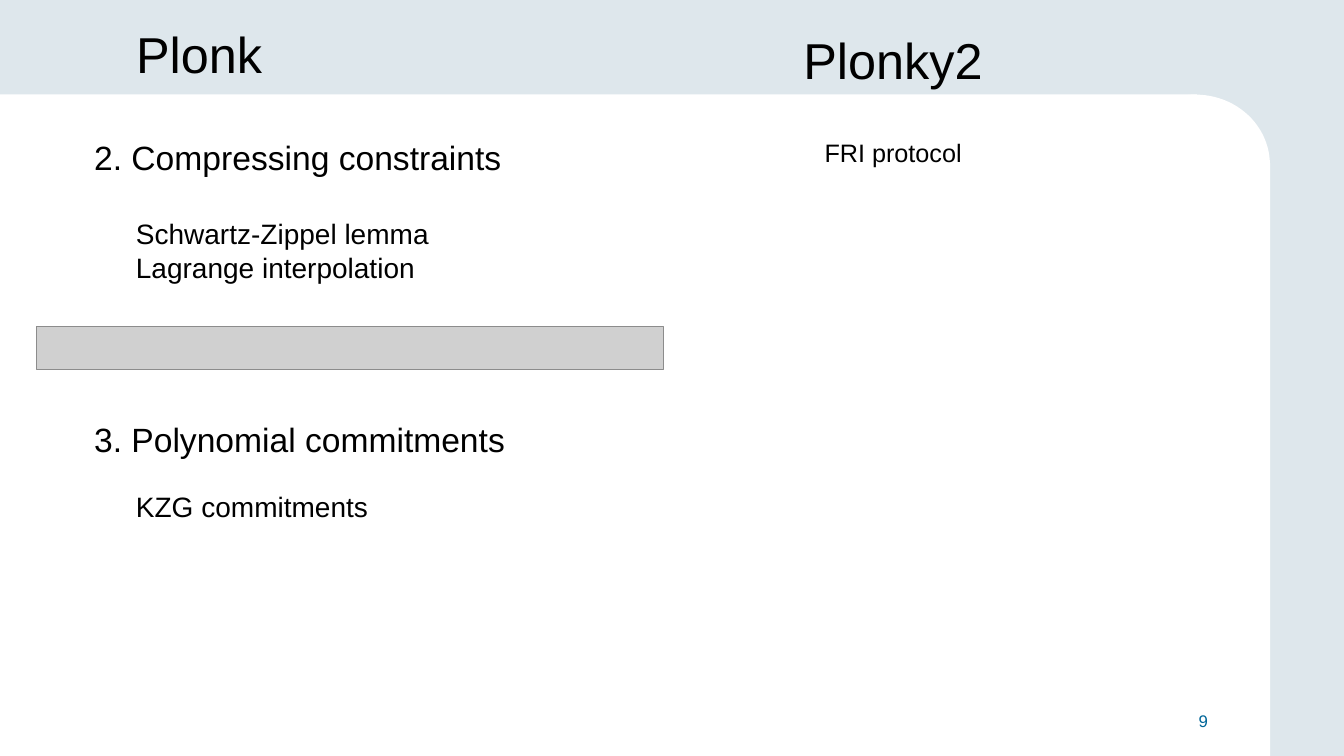
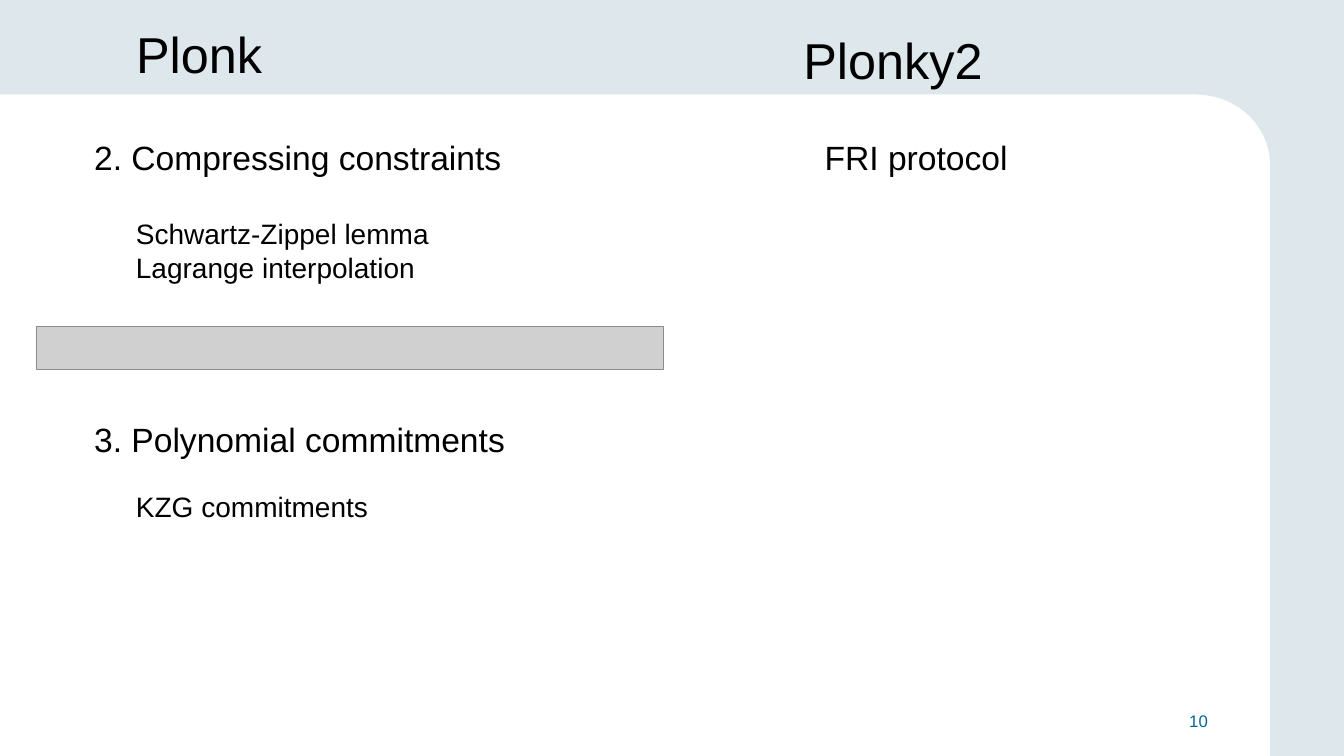
Before and after one commit to alexmllo/zk-hashes, a slide deck: slide 10 of thesis/slides.pptx (slide 9 before the commit). Drawn at 1344x756 pixels with LibreOffice and Linux fonts; fonts in the diff are those of the drawing; grey boxes stand for pictures; background and template pictures are left out. Boxes give left, top, right and bottom in pixels: in the first picture for what was removed or moved away, otherwise in the second. Text is boxed around its words. In the diff, an @@ line names an element or a change of style, - is before the commit and + after.

```diff
--- a/thesis/slides.pptx
+++ b/thesis/slides.pptx
@@ text "FRI protocol" at <box>825,145,1007,177</box>: size 18 to 24 pt @@
@@ page number at <box>1189,715,1208,727</box>: text changed @@
-9
+10
```
Also in this commit, not shown: 4 other slides changed, 1 slide added.
